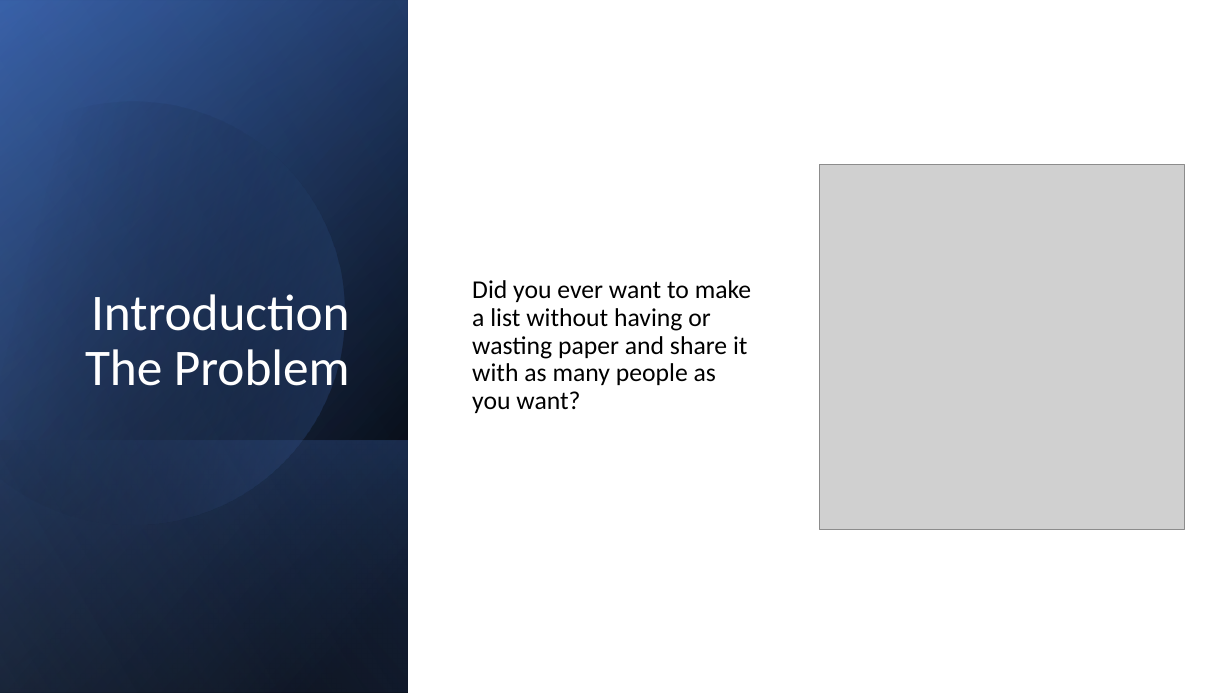
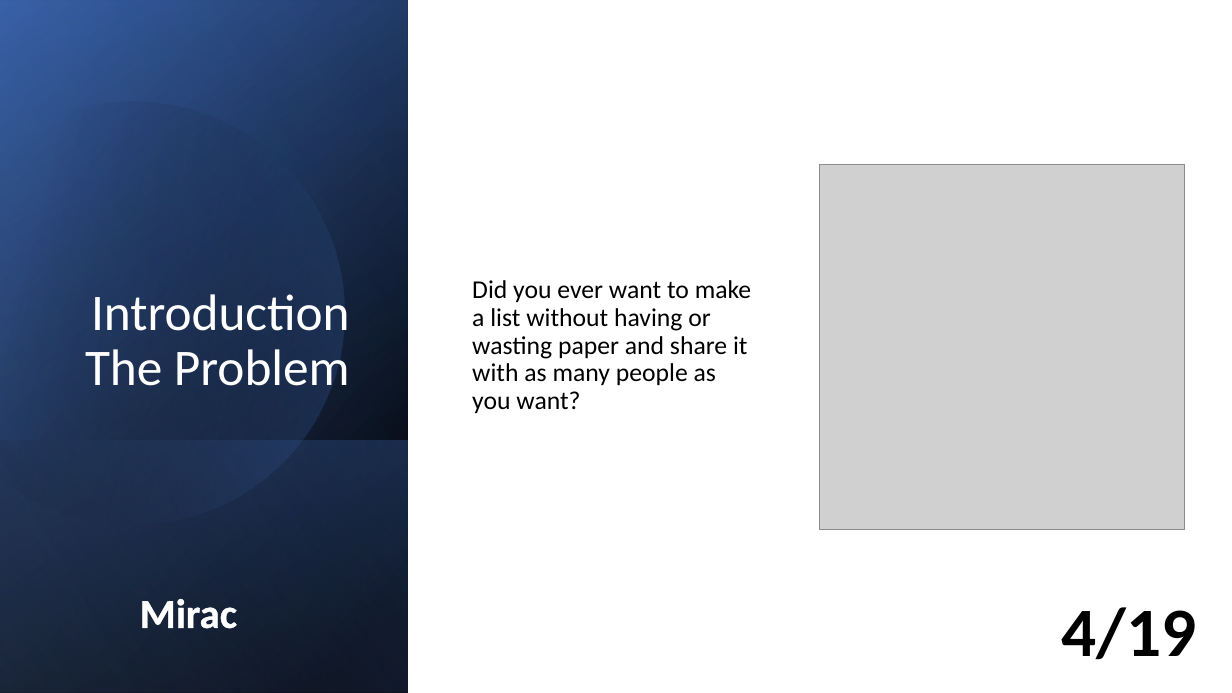
Before and after one commit to LuckyForce/ShareList, a slide deck: slide 4 of documents/T3-ShareList-Abschlusspräsentation_v1.0.pptx (slide 3 before the commit). Drawn at 1232x693 pixels with LibreOffice and Linux fonts; fonts in the diff are those of the drawing; grey boxes stand for pictures. Boxes give left, top, right and bottom in pixels: in the first picture for what was removed or moved away, otherwise in the second. Text is boxed around its words. In the diff, an @@ line names an element or a change of style, - is before the commit and + after.

```diff
--- a/documents/T3-ShareList-Abschlusspräsentation_v1.0.pptx
+++ b/documents/T3-ShareList-Abschlusspräsentation_v1.0.pptx
@@ text added at (x1=140, y1=599, x2=237, y2=629), 32 pt, text #FFFFFF, bold @@
+Mirac
@@ text added at (x1=1061, y1=607, x2=1196, y2=659), 54 pt, text #000000, bold @@
+4/19
```
Also in this commit, not shown: 15 other slides changed, 3 slides added, 1 other file.
